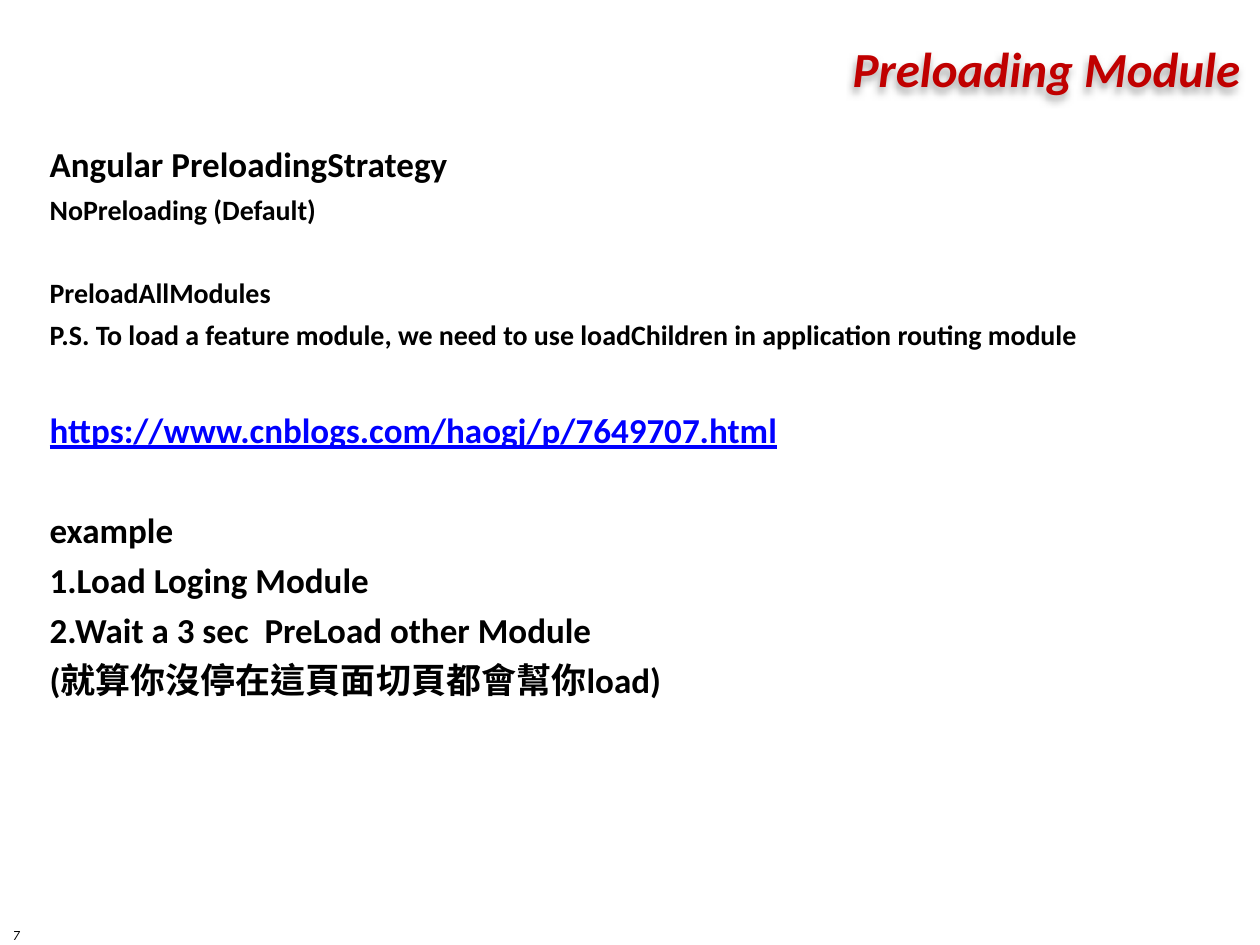
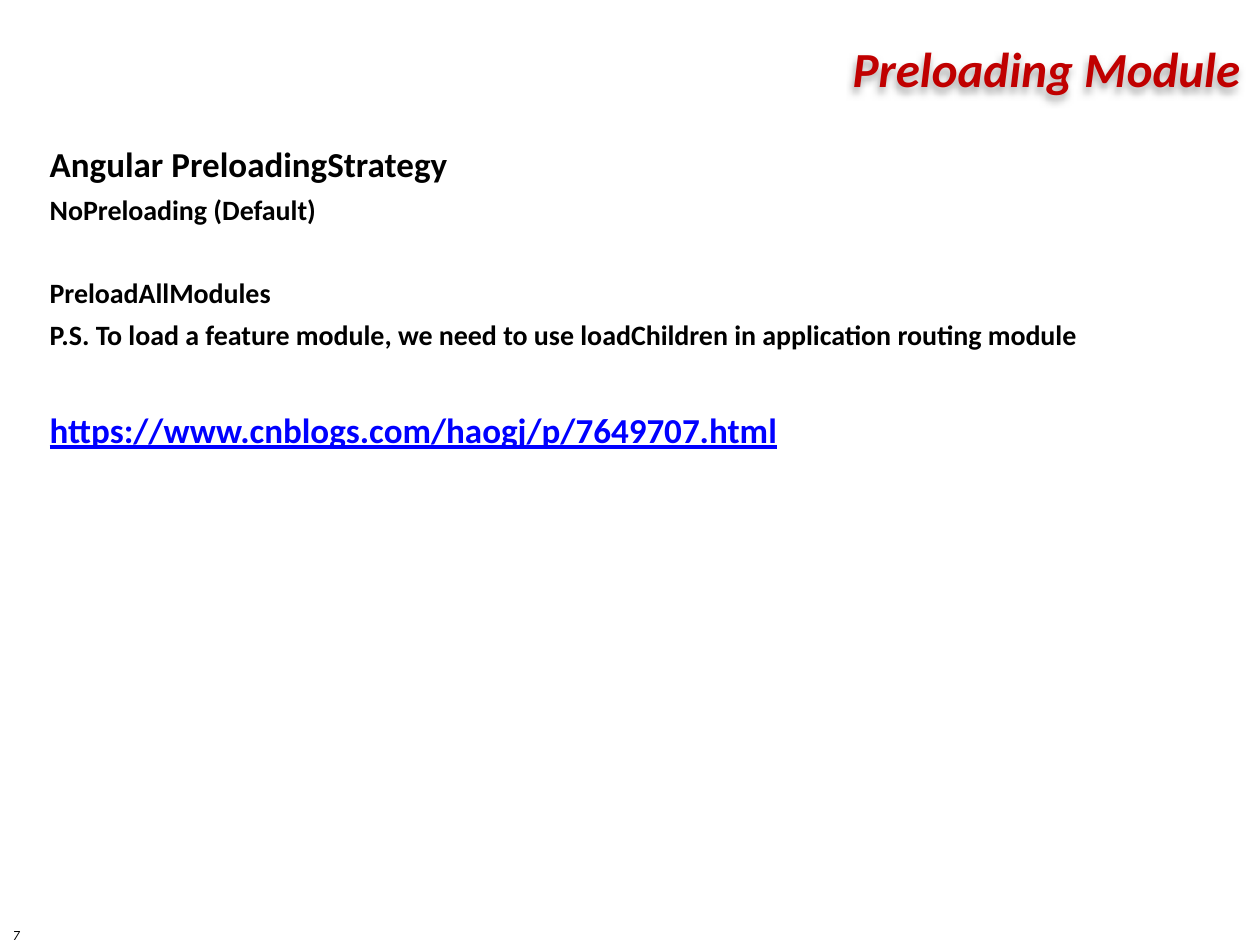
Before and after one commit to markku636/angular8study, a slide deck: slide 7 of ppt/angular_performance.pptx. Drawn at 1260x945 pixels with LibreOffice and Linux fonts; fonts in the diff are those of the drawing; background and template pictures are left out. Boxes give left, top, right and bottom in pixels: in the first picture for what was removed or moved away, otherwise in the second. Text is boxed around its words. In the diff, an @@ line names an element or a change of style, - is before the commit and + after.

```diff
--- a/ppt/angular_performance.pptx
+++ b/ppt/angular_performance.pptx
@@ text at bbox=[50, 518, 661, 698]: paragraphs removed @@
-example
-1.Load Loging Module
-2.Wait a 3 sec PreLoad other Module
-(就算你沒停在這頁面切頁都會幫你load)
```
Also in this commit, not shown: 2 other slides changed, 2 other files.
